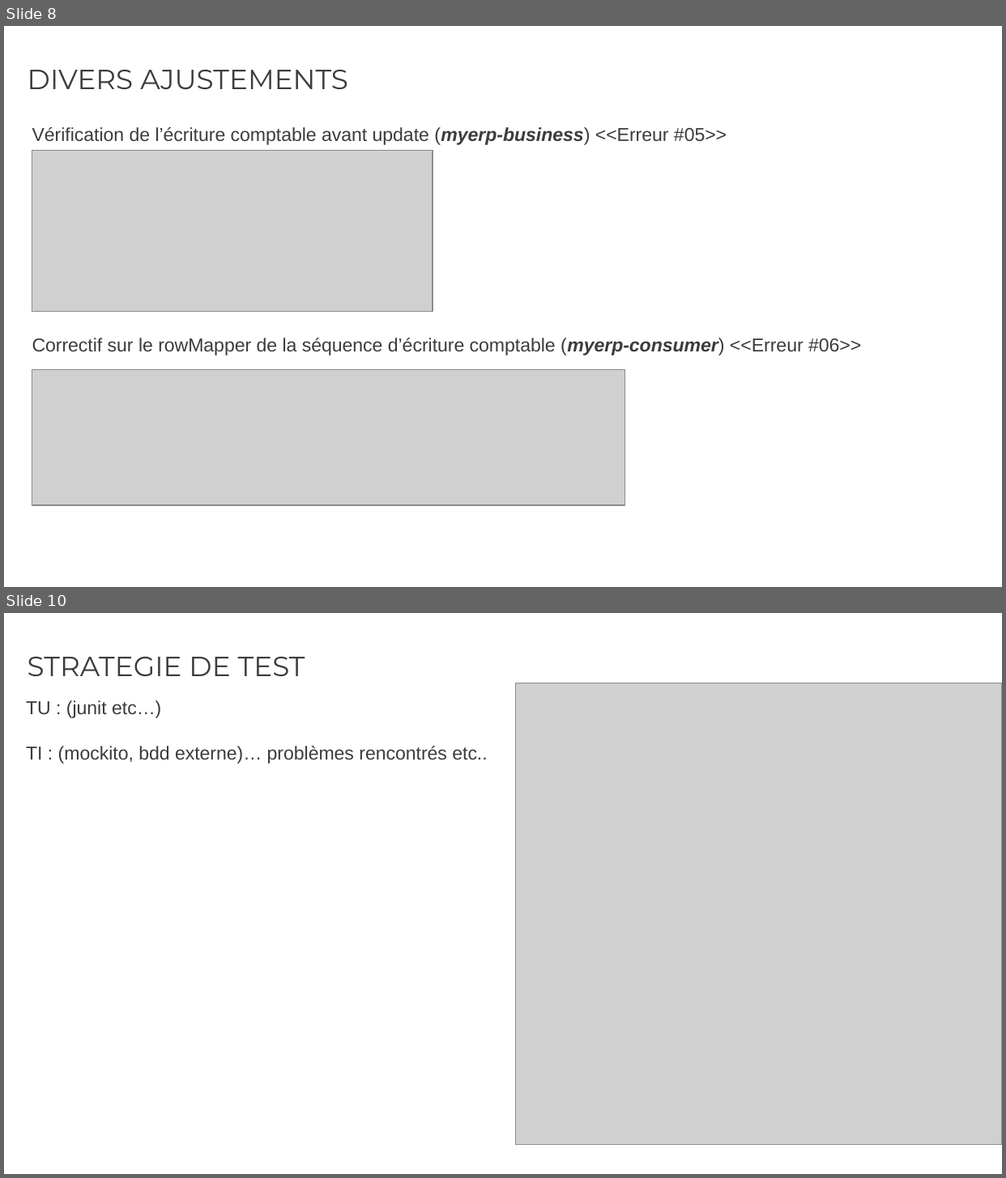
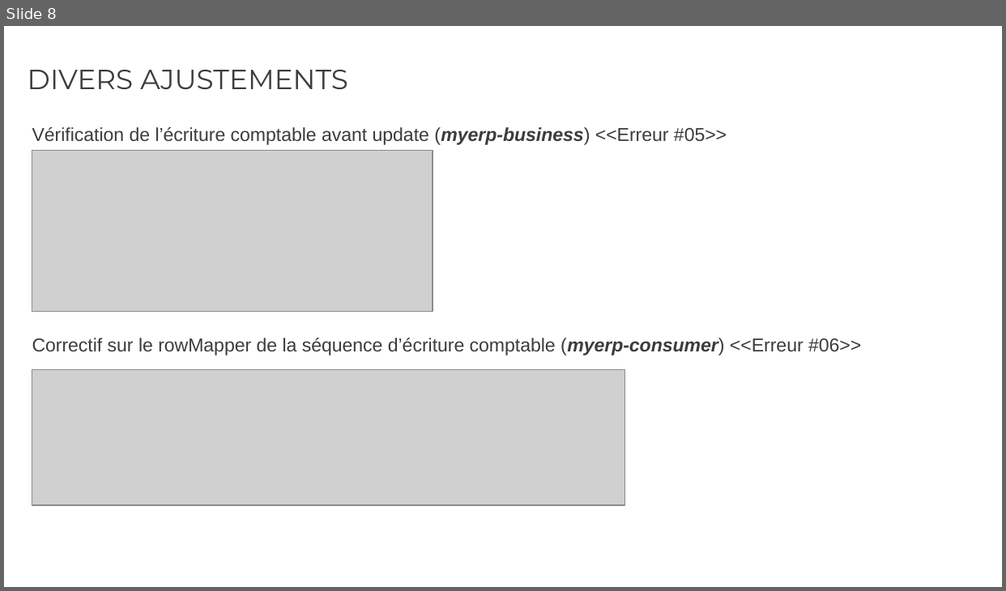
Before and after one commit to rvallet/ocp9-projetB4, a slide deck: doc/Présentation_OCP9_projetB4.pptx. Shown one above the other, each under a label of ours: slides 8 and 10 before the commit, slide 8 after it; the slides between them are not shown. The pictures are 1006x1178 and 1006x591 pixels, drawn with LibreOffice and Linux fonts; fonts in the diff are those of the drawing; grey boxes stand for pictures. Boxes give left, top, right and bottom in pixels: in the first picture for what was removed or moved away, otherwise in the second. Text is boxed around its words. In the diff, an @@ line names an element or a change of style, - is before the commit and + after.

```diff
--- a/doc/Présentation_OCP9_projetB4.pptx
+++ b/doc/Présentation_OCP9_projetB4.pptx
@@ slide 10 removed at [4, 613, 1002, 1174], background #FFFFFF @@
@@ title removed at [27, 657, 305, 676] @@
-STRATEGIE DE TEST
@@ picture removed at [515, 683, 1002, 1145] @@
@@ text removed at [26, 700, 487, 764] @@
-TU : (junit etc…)
-TI : (mockito, bdd externe)… problèmes rencontrés etc..
```
Also in this commit, not shown: 3 slides changed, 1 slide added, 1 other slide removed, 6 other files.
